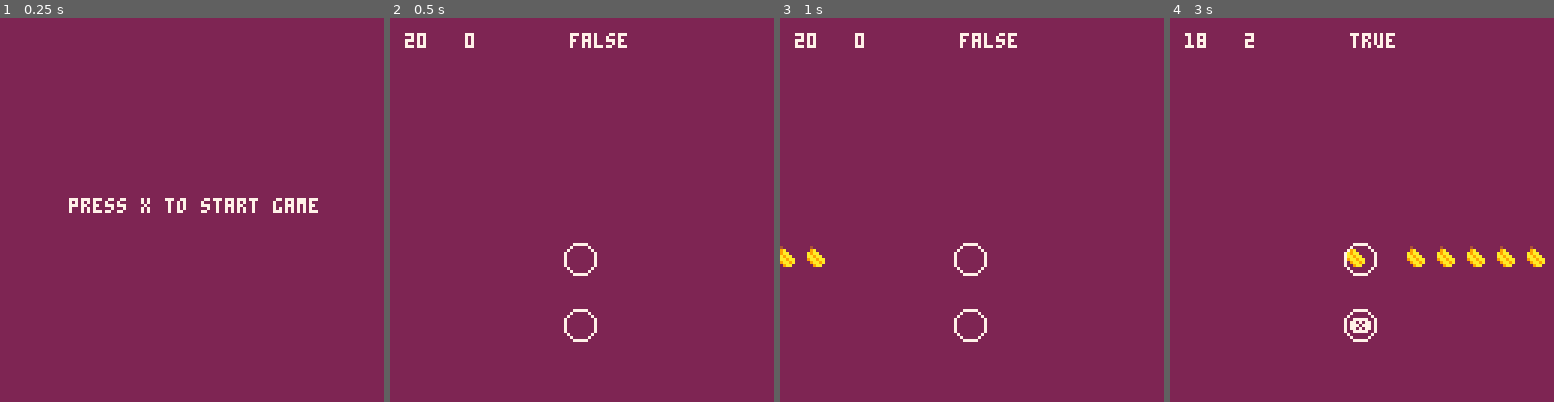
Above: before the commit, frames 1-4 (left to right).
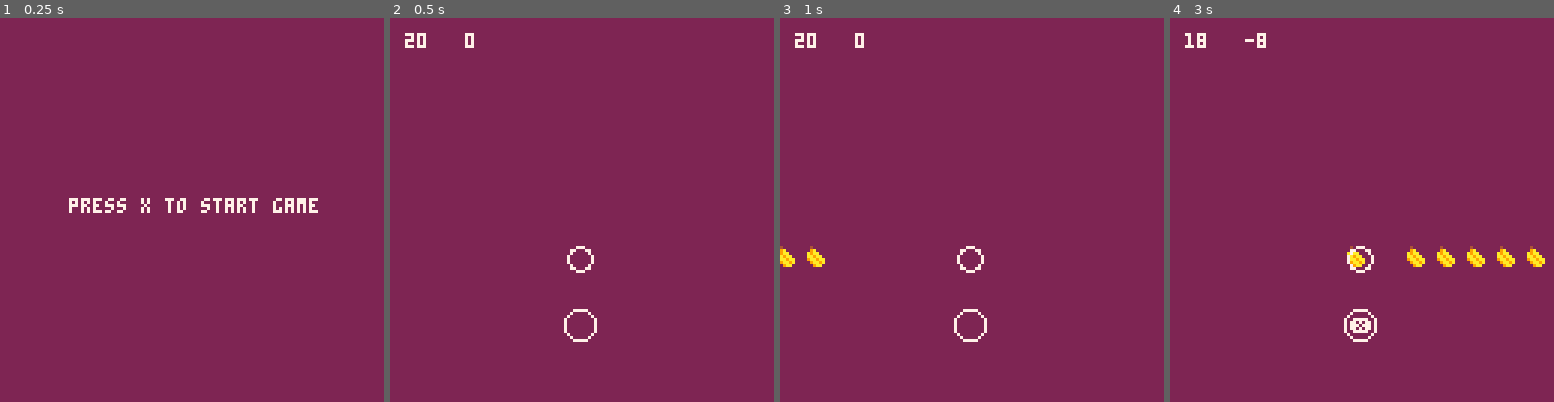
Above: after the commit, the same moments.

Repository: Dropboy/musical_fruit
Game: PICO-8 cartridge musical_fruit.p8
The game is run twice, just before and just after one commit, with the same random seed, the same clock (stepped at 60 frames per second) and the same inputs.
Inputs:
- Up to frame 1 (0.25 s): no input
- Up to frame 2 (0.5 s): tap X (X key) at 0.33 s
- Up to frame 3 (1 s): no input
- Up to frame 4 (3 s): tap X (X key) at 1.07, 1.85, 2.97 s

Frame 1 is identical in both runs. In frame 2, 0.6% of the frame differs, in the area x 45-62%, y 3-68%; in frame 3, 0.6%; in frame 4, 0.7%, in the area x 19-59%, y 3-68%.

Commit message:
Scoring
Playing around with scoring/sfx

Diff:
--- a/musical_fruit.p8
+++ b/musical_fruit.p8
@@ -10,7 +10,6 @@
 level = "bbbbbbbb"
 
 function _init()
- music(0)
  beat={}
  beat.h = 8
  beat.w = 8
@@ -117,18 +116,24 @@
    if beat_x[i] > 128 then
     beat_x[i] = -4
    end
-   if beat_x[i] >= 60 and beat_x[i] <= 70 and btn(❎) then
+   if beat_x[i] >= 59 and beat_x[i] <= 72 and btn(❎) then
+    sfx(4)
     beat_v[i] = false
     score += 1
+   else if beat_x[i] >= 73 and btn(❎) then
+    sfx(5)
+    score -= 1
+   end
    end
   end
   beat_x[i] += beat.dx
  end
+ --player ❎ circle
  circ(63,102,5,7)
- circ(63,80,5,7)
+ --beat circle
+ circ(63,80,4,7)
  print(flr(timer),5,5,7)
  print(score,25,5,7)
- print(buttpress,60,5,7)
 end
 
 function draw_gameover()
Not shown, changed: the sound effects (__sfx__) section of musical_fruit.p8
